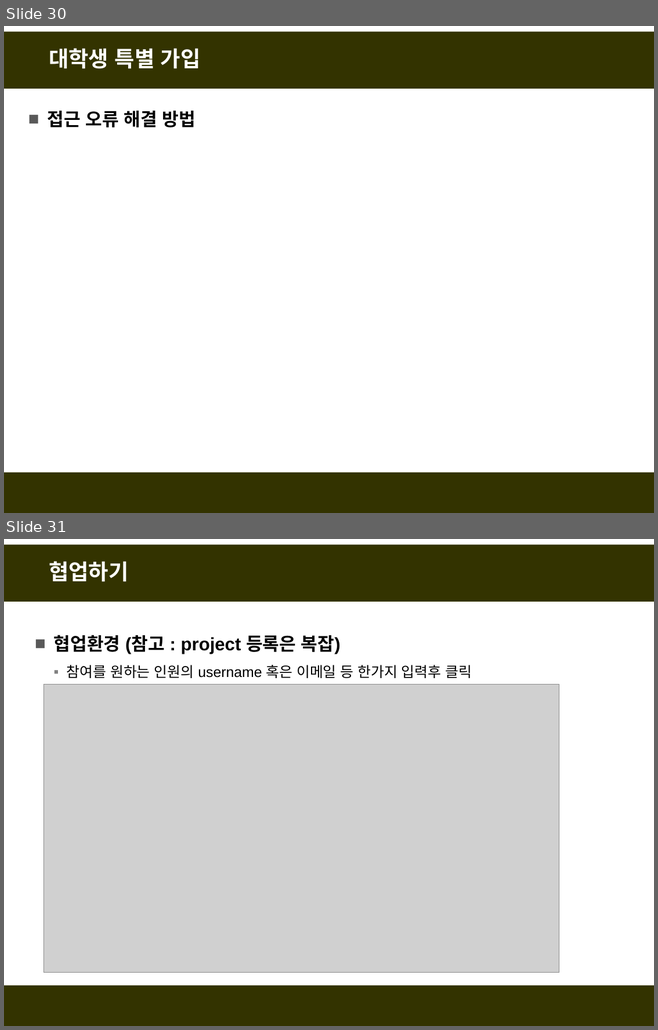
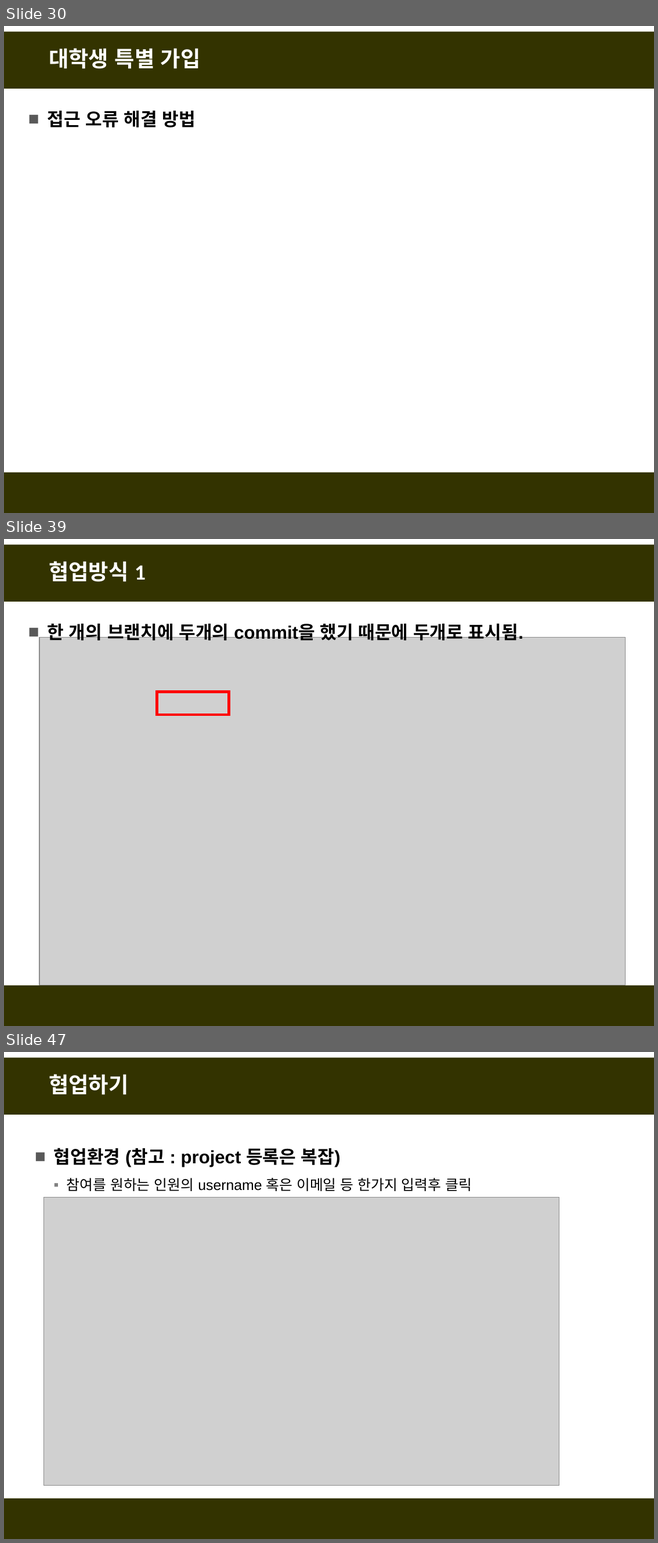
Before and after one commit to fasthill/github-lecture, a slide deck: git및github첫걸음4-협업하기.pptx. Shown one above the other, each under a label of ours: slides 30 and 31 before the commit, slides 30, 39 and 47 after it; the slides between them are not shown. The pictures are 658x1030 and 658x1543 pixels, drawn with LibreOffice and Linux fonts; fonts in the diff are those of the drawing; grey boxes stand for pictures. Boxes give left, top, right and bottom in pixels: in the first picture for what was removed or moved away, otherwise in the second. Text is boxed around its words. In the diff, an @@ line names an element or a change of style, - is before the commit and + after.

```diff
--- a/git및github첫걸음4-협업하기.pptx
+++ b/git및github첫걸음4-협업하기.pptx
@@ slide 39 added at (4, 539, 654, 1026), background #FFFFFF; not listed: 2 template elements that a slide beside it also shows @@
@@ title added at (49, 561, 146, 582), 24 pt, text #FFFFFF, bold @@
+협업방식 1
@@ text added at (48, 620, 523, 641), 20 pt, text #000000, bold @@
+■ 한 개의 브랜치에 두개의 commit을 했기 때문에 두개로 표시됨.
@@ picture added at (40, 637, 625, 985) @@
@@ rectangle added at (157, 692, 229, 714), outline #FF0000 3 pt @@
@@ what was slide 31 is now slide 47 @@
```
Also in this commit, not shown: 15 other slides added.
